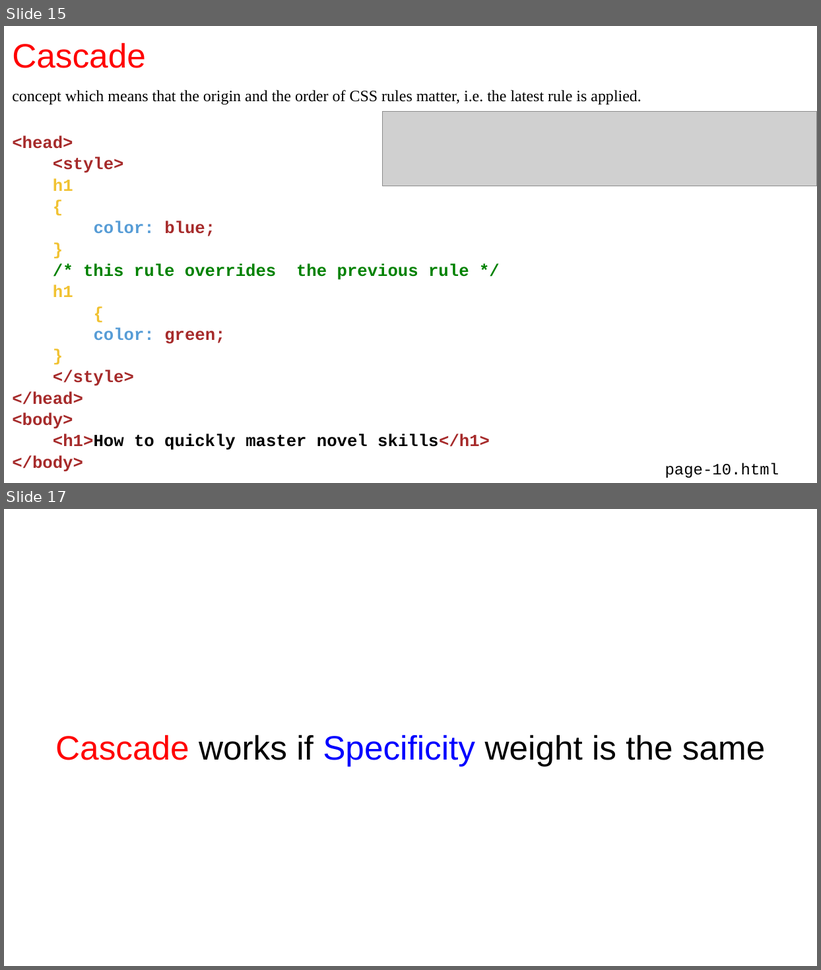
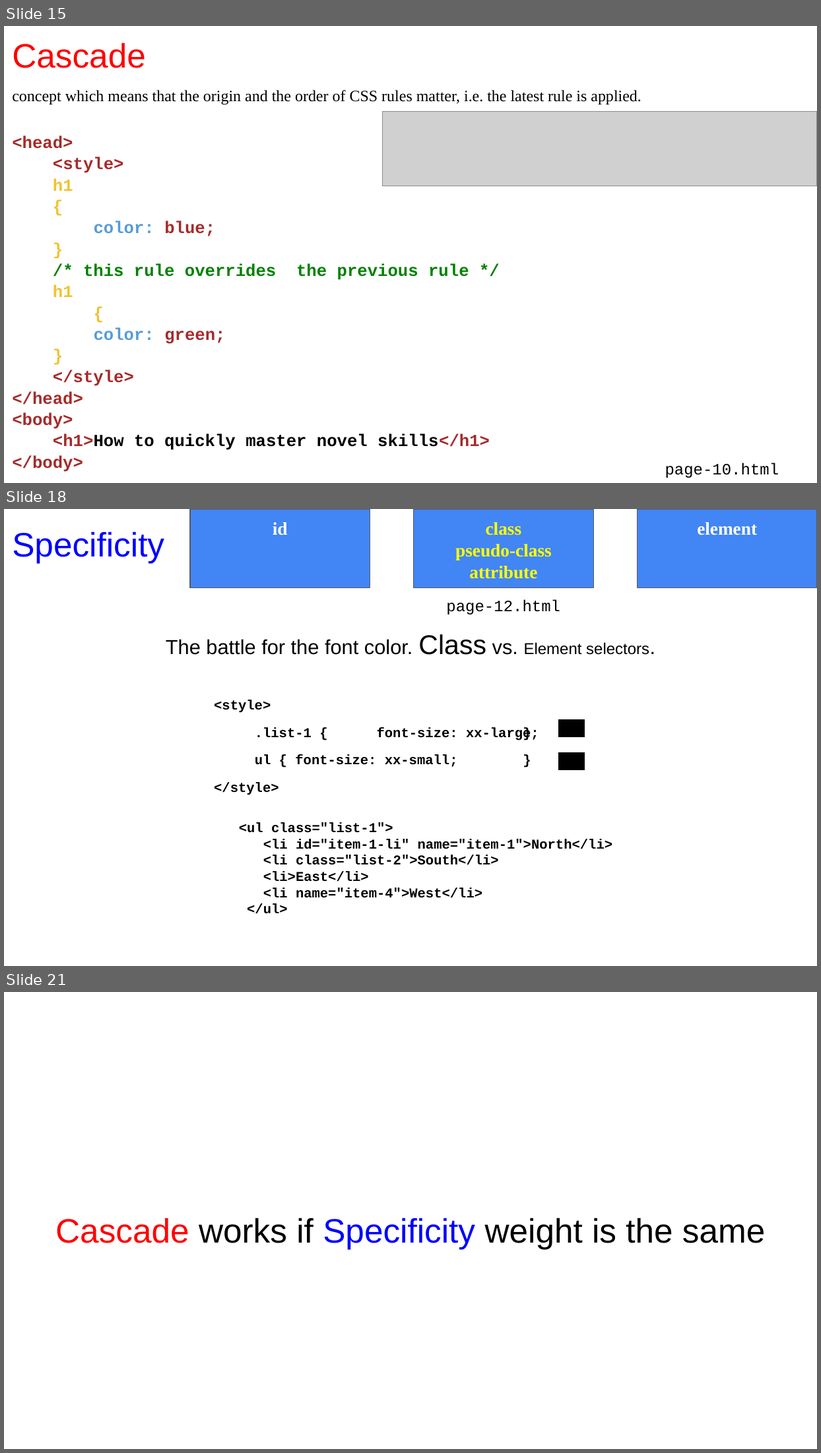
Before and after one commit to manglayev/nu-courses-material, a slide deck: CSCI-111/week-3/week-3-lecture.pptx. Shown one above the other, each under a label of ours: slides 15 and 17 before the commit, slides 15, 18 and 21 after it; the slides between them are not shown. The pictures are 821x970 and 821x1453 pixels, drawn with LibreOffice and Linux fonts; fonts in the diff are those of the drawing; grey boxes stand for pictures. Boxes give left, top, right and bottom in pixels: in the first picture for what was removed or moved away, otherwise in the second. Text is boxed around its words. In the diff, an @@ line names an element or a change of style, - is before the commit and + after.

```diff
--- a/CSCI-111/week-3/week-3-lecture.pptx
+++ b/CSCI-111/week-3/week-3-lecture.pptx
@@ slide 18 added at (x1=4, y1=509, x2=817, y2=966), background #FFFFFF @@
@@ rectangle added at (x1=190, y1=509, x2=370, y2=588), fill #4285F4, outline #595959 0.75 pt, 16 pt, text #FFFFFF, bold @@
+id
@@ rectangle added at (x1=414, y1=509, x2=593, y2=588), fill #4285F4, outline #595959 0.75 pt, 16 pt, text #FFFF00, bold @@
+class
+pseudo-class
+attribute
@@ rectangle added at (x1=638, y1=509, x2=817, y2=588), fill #4285F4, outline #595959 0.75 pt, 16 pt, text #FFFFFF, bold @@
+element
@@ title added at (x1=12, y1=531, x2=164, y2=563), 30 pt, text #0000FF @@
+Specificity
@@ text added at (x1=446, y1=599, x2=560, y2=615), 14 pt, text #000000 @@
+page-12.html
@@ text added at (x1=166, y1=634, x2=649, y2=655), 18 pt, text #000000 @@
+The battle for the font color. Class vs. Element selectors.
@@ text added at (x1=214, y1=700, x2=539, y2=795), 12 pt, text #000000, bold @@
+<style>
+.list-1 { font-size: xx-large; }
+ul { font-size: xx-small; }
+</style>
@@ text added at (x1=558, y1=720, x2=585, y2=737), 14 pt, text #000000, bold @@
+010
@@ text added at (x1=558, y1=753, x2=585, y2=770), 14 pt, text #000000, bold @@
+001
@@ text added at (x1=239, y1=823, x2=613, y2=914), 12 pt, text #000000, bold @@
+<ul class="list-1">
+<li id="item-1-li" name="item-1">North</li>
+<li class="list-2">South</li>
+<li>East</li>
+<li name="item-4">West</li>
+</ul>
@@ what was slide 17 is now slide 21 @@
```
Also in this commit, not shown: 4 slides changed, 3 other slides added, 19 other files.
